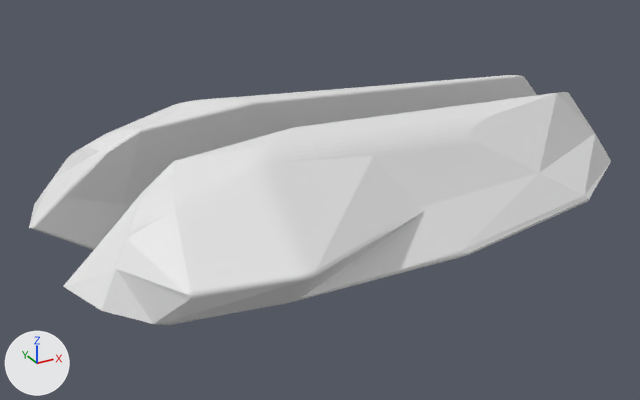
Renders of the Blender file Sandbox/src/Assets/Mesh/Ship02.blend from each side of a commit.
The view is the same before and after, from a 50 mm lens placed at (-6.36, -11.01, 5.11), pointed at (-0.24, 0.11, -0.45). The lights are fixed; the arrows at lower left show +X, +Y and +Z. The first picture is the older version.

The older version as bpy lines, for what is in view:
```python
me_cube_002 = bpy.data.meshes.new('Cube.002')
me_cube_002.from_pydata(...)  # 365 vertices, 396 faces; spans x -4.48..5.37, y -2.81..-0.48, z -0.97..1.13
ob_cube_001 = bpy.data.objects.new('Cube.001', me_cube_002)
ob_cube_001.location = (0.0, 0.0, 0.0)
ob_cube_001.scale = (1.0, -1.0, 1.0)
_m = ob_cube_001.modifiers.new('Mirror', 'MIRROR')
_m.use_axis = (False, True, False)
_m.use_clip = True
```
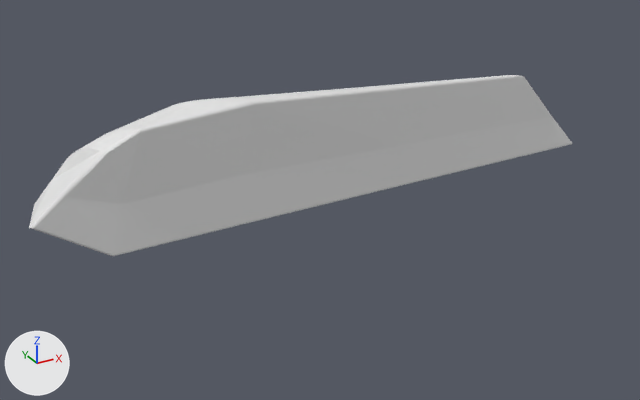
The newer file is also rescaled (x0.102) as a whole; pictures and numbers use the older file's frame.

What differs and where, as boxes [x1, y1, x2, y2] in the pictures (640 x 400 px):
'Cube.001', modifiers changed (7% narrower, 27% shorter)
    before: [29, 75, 611, 325]
    after: [29, 75, 572, 256]

Patch to the scene script:
```diff
--- a/Sandbox/src/Assets/Mesh/Ship02.blend.py
+++ b/Sandbox/src/Assets/Mesh/Ship02.blend.py
@@ ob_cube_001 @@
 ob_cube_001.scale = (1.0, -1.0, 1.0)
-_m = ob_cube_001.modifiers.new('Mirror', 'MIRROR')
-_m.use_axis = (False, True, False)
-_m.use_clip = True
```
